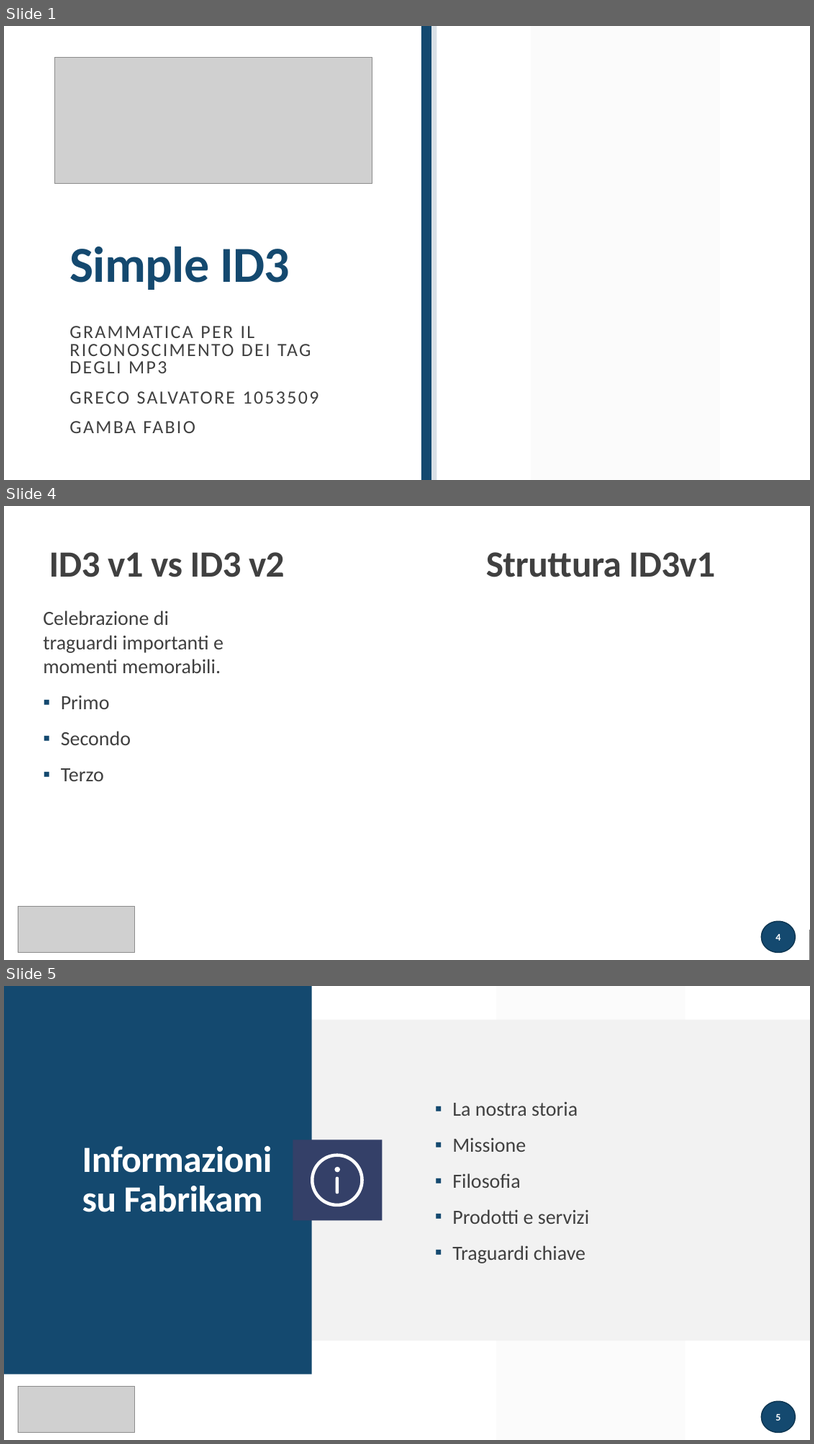
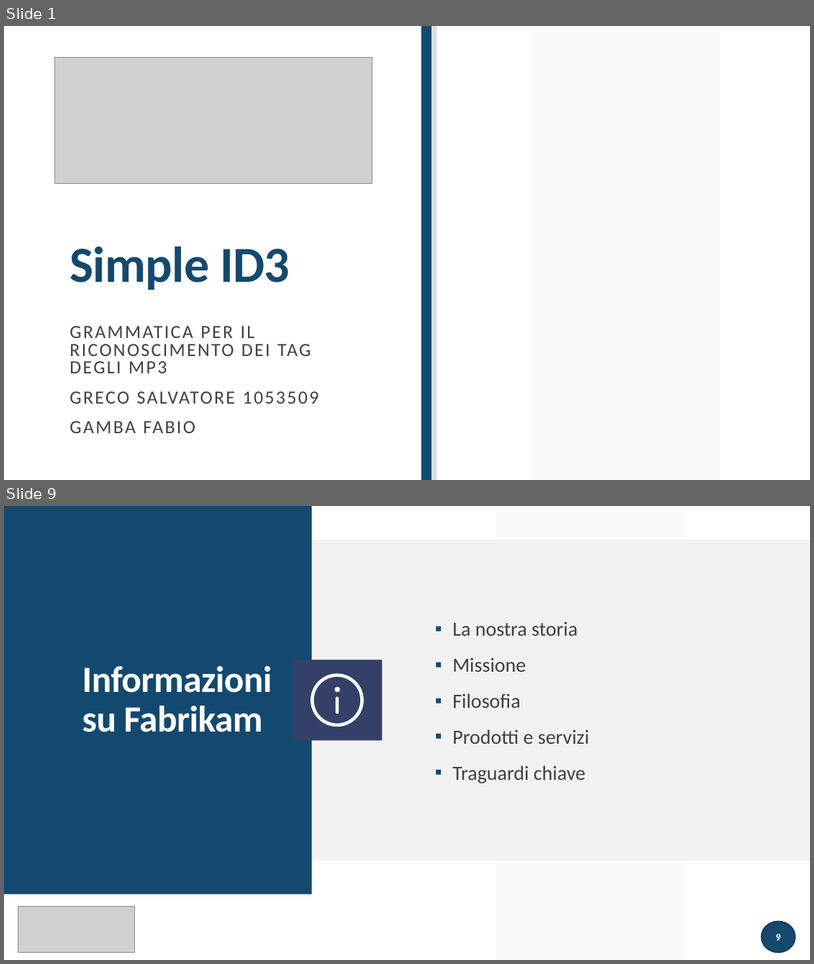
Before and after one commit to atusghen/SimpleID3, a slide deck: presentazione.pptx. Shown one above the other, each under a label of ours: slides 1, 4 and 5 before the commit, slides 1 and 9 after it; the slides between them are not shown. The pictures are 814x1444 and 814x964 pixels, drawn with LibreOffice and Linux fonts; fonts in the diff are those of the drawing; grey boxes stand for pictures. Boxes give left, top, right and bottom in pixels: in the first picture for what was removed or moved away, otherwise in the second. Text is boxed around its words. In the diff, an @@ line names an element or a change of style, - is before the commit and + after.

```diff
--- a/presentazione.pptx
+++ b/presentazione.pptx
@@ slide 4 removed at [4, 506, 810, 960], background #FFFFFF; not listed: 1 template element that a slide beside it also shows @@
@@ rectangle removed at [4, 506, 810, 960] @@
@@ title removed at [49, 552, 285, 577] @@
-ID3 v1 vs ID3 v2
@@ text removed at [486, 552, 715, 577] @@
-Struttura ID3v1
@@ text removed at [43, 610, 224, 781] @@
-Celebrazione di traguardi importanti e momenti memorabili.
-▪ Primo
-▪ Secondo
-▪ Terzo
@@ rectangle removed at [44, 670, 239, 700] @@
@@ line removed from (44, 680) to (231, 680) @@
@@ picture removed at [18, 906, 135, 952] @@
@@ rectangle removed at [4, 929, 810, 960] @@
@@ page number removed at [762, 921, 796, 952] @@
-4
@@ what was slide 5 is now slide 9 @@
```
Also in this commit, not shown: 2 slides changed, 5 slides added.
